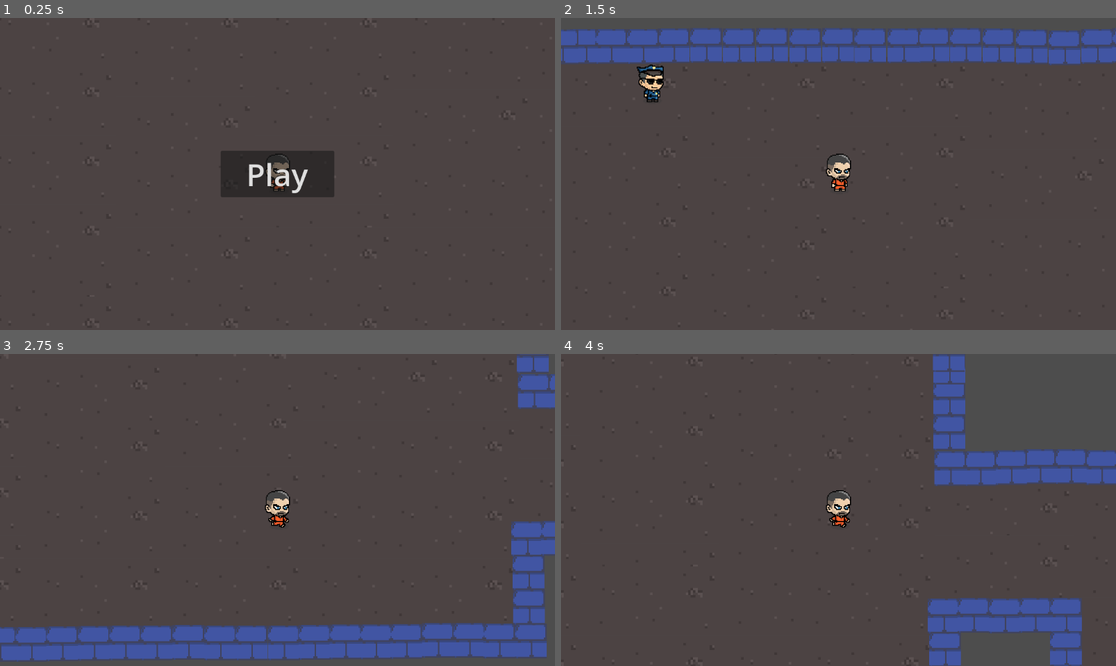
Above: before the commit, frames 1-4 (two rows, left to right).
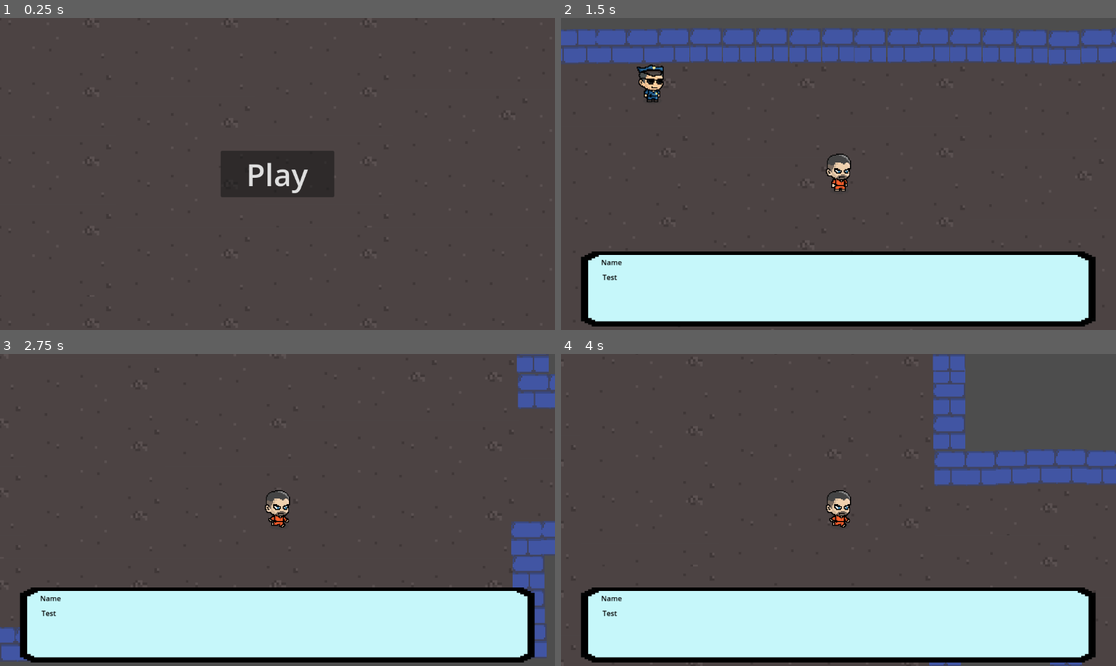
Above: after the commit, the same moments.

Repository: PrisonEscapeGame/main
Game: Godot game, scene res://main.tscn
Same seed, same stepped clock (60 frames per second), same inputs: the game is played once before the commit and once after it.
Inputs (mouse positions are in pixels of both pictures, inside the frame that each line leads up to):
- Up to frame 1 (0.25 s): no input
- Up to frame 2 (1.5 s): click "Play" at 0.5 s; tap Enter (ui_accept) at 1.25 s; move the mouse to (960, 158) at 1.27 s; hold D (move_right) from 1.28 s (still down); hold Enter (ui_accept) from 1.28 s (still down)
- Up to frame 3 (2.75 s): move the mouse to (166, 525) at 2.02 s; release D (move_right) at 2.03 s; release Enter (ui_accept) at 2.03 s; hold S (move_down) from 2.03 s (still down); tap Enter (ui_accept) at 2.1, 2.27, 2.57 s
- Up to frame 4 (4 s): move the mouse to (894, 441) at 2.77 s; release S (move_down) at 2.78 s; hold D (move_right) 2.78-3.53 s; hold Enter (ui_accept) 2.78-3.53 s; move the mouse to (810, 572) at 3.52 s; hold W (move_up) from 3.53 s (still down); tap Enter (ui_accept) at 3.6, 3.77 s

The runs differ from the first frame. In frame 1, 0.2% of the frame differs, in the area x 47-53%, y 43-56%; in frame 2, 22%; in frame 3, 22%, in the area x 3-97%, y 74-99%; in frame 4, 22%.

Commit message:
Small bug fixes

Diff:
--- a/dialogues/dialogue.gd
+++ b/dialogues/dialogue.gd
@@ -4,3 +4,6 @@
 # Called when the node enters the scene tree for the first time.
 func _ready():
 	hide()
+
+func start():
+	show()
--- a/guard_2.tscn
+++ b/guard_2.tscn
@@ -1,9 +1,11 @@
-[gd_scene load_steps=8 format=3 uid="uid://dolbxgpicb72h"]
+[gd_scene load_steps=10 format=3 uid="uid://dolbxgpicb72h"]
 
 [ext_resource type="Script" path="res://guard_2.gd" id="1_4e6j8"]
 [ext_resource type="Texture2D" uid="uid://b8hq8kdqerkv8" path="res://assets/cop2idle.png" id="1_qjm7f"]
 [ext_resource type="Texture2D" uid="uid://xf4woqrp5qr3" path="res://assets/cop2run1.png" id="2_jfrqt"]
 [ext_resource type="Texture2D" uid="uid://cntku4i4ojw3y" path="res://assets/cop2run2.png" id="3_mleym"]
+[ext_resource type="Script" path="res://guard_talk.gd" id="5_2002w"]
+[ext_resource type="PackedScene" uid="uid://dhpqq2c16iob0" path="res://dialogues/dialogue.tscn" id="5_n54t1"]
 
 [sub_resource type="SpriteFrames" id="SpriteFrames_v7fpf"]
 animations = [{
@@ -43,6 +45,9 @@
 shape = SubResource("RectangleShape2D_pv08n")
 
 [node name="Area2D" type="Area2D" parent="."]
+script = ExtResource("5_2002w")
 
 [node name="CollisionShape2D" type="CollisionShape2D" parent="Area2D"]
 shape = SubResource("CircleShape2D_wf8r4")
+
+[node name="Dialogue" parent="." instance=ExtResource("5_n54t1")]
--- /dev/null
+++ b/guard_talk.gd
@@ -0,0 +1,12 @@
+extends Area2D
+
+
+func _input(event):
+	if event.is_action_pressed("ui_accept") and len(get_overlapping_bodies()) > 0:
+		use_dialogue()
+
+func use_dialogue():
+	var dialogue = get_parent().get_node("Dialogue")
+
+	if dialogue:
+		dialogue.start()
--- a/player2.gd
+++ b/player2.gd
@@ -3,27 +3,32 @@
 
 @export var SPEED = 400 # How fast the player will move (pixels/sec).
 var screen_size # Size of the game window.
+var gameOn = false
 #var _smoothed_mouse_pos: Vector2
 
 # Called when the node enters the scene tree for the first time.
 func _ready():
-	pass
+	hide()
 
 func start(pos):
+	gameOn = true
 	position = pos
 	show()
 
 
 func _physics_process(delta):
 	var velocity = Vector2.ZERO # The player's movement vector.
-	if Input.is_action_pressed("move_right"):
-		velocity.x += 1
-	if Input.is_action_pressed("move_left"):
-		velocity.x -= 1
-	if Input.is_action_pressed("move_down"):
-		velocity.y += 1
-	if Input.is_action_pressed("move_up"):
-		velocity.y -= 1
+	if !gameOn:
+		return
+	else:
+		if Input.is_action_pressed("move_right"):
+			velocity.x += 1
+		if Input.is_action_pressed("move_left"):
+			velocity.x -= 1
+		if Input.is_action_pressed("move_down"):
+			velocity.y += 1
+		if Input.is_action_pressed("move_up"):
+			velocity.y -= 1
 
 	if velocity.length() > 0:
 		velocity = velocity.normalized() * SPEED
--- a/player2.tscn
+++ b/player2.tscn
@@ -26,6 +26,7 @@
 size = Vector2(53, 79)
 
 [node name="Player2" type="CharacterBody2D"]
+collision_layer = 2
 script = ExtResource("1_nmb2c")
 metadata/_edit_group_ = true
 
